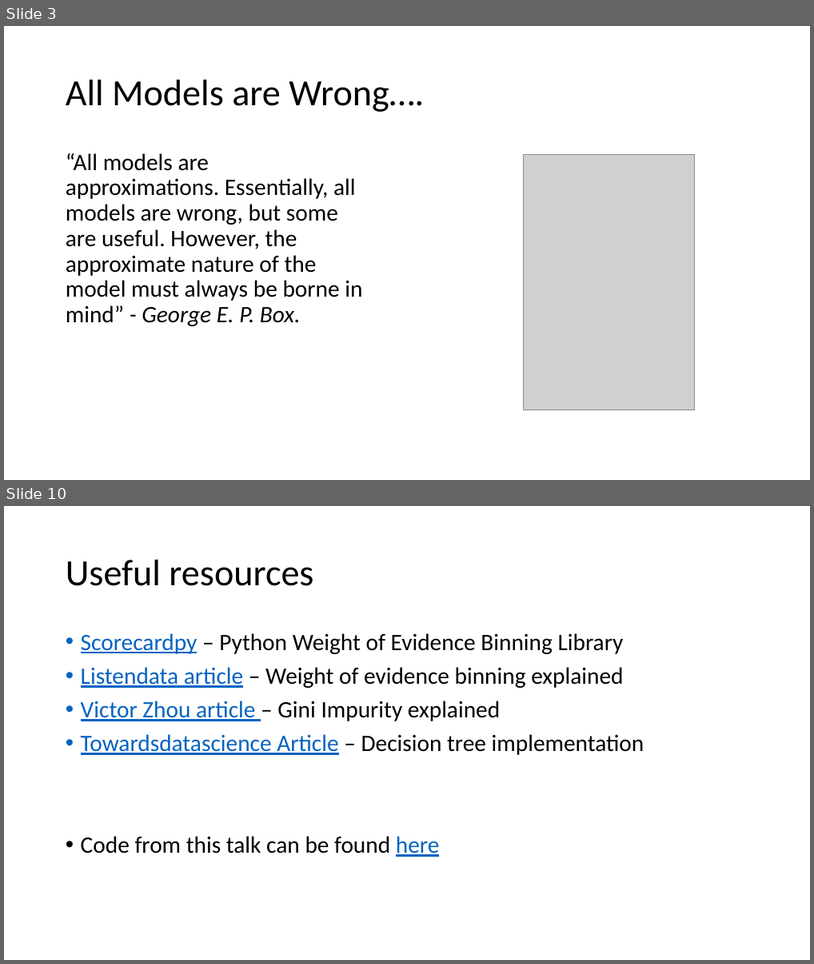
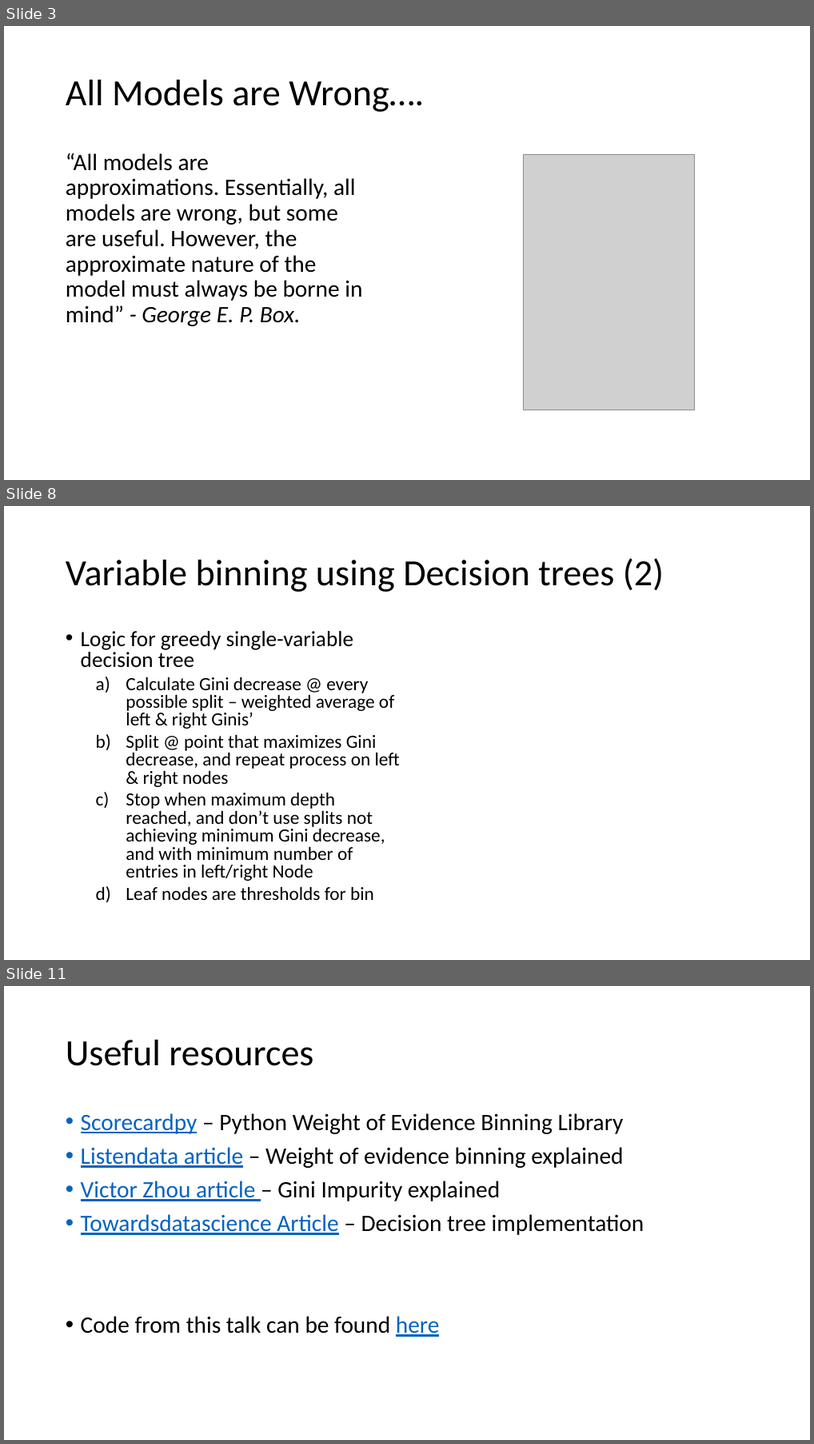
Before and after one commit to oli5679/WeightOfEvidenceDemo, a slide deck: Presentation.pptx. Shown one above the other, each under a label of ours: slides 3 and 10 before the commit, slides 3, 8 and 11 after it; the slides between them are not shown. The pictures are 814x964 and 814x1444 pixels, drawn with LibreOffice and Linux fonts; fonts in the diff are those of the drawing; grey boxes stand for pictures. Boxes give left, top, right and bottom in pixels: in the first picture for what was removed or moved away, otherwise in the second. Text is boxed around its words. In the diff, an @@ line names an element or a change of style, - is before the commit and + after.

```diff
--- a/Presentation.pptx
+++ b/Presentation.pptx
@@ slide 8 added at [4,506,810,960], background #FFFFFF @@
@@ title added at [66,558,664,592], 44 pt, text #000000 @@
+Variable binning using Decision trees (2)
@@ text added at [81,631,400,900], 22.2 pt, text #000000 @@
+• Logic for greedy single-variable decision tree
+  a) Calculate Gini decrease @ every possible split – weighted average of left & right Ginis’
+  b) Split @ point that maximizes Gini decrease, and repeat process on left & right nodes
+  c) Stop when maximum depth reached, and don’t use splits not achieving minimum Gini decrease, and with minimum number of entries in left/right Node
+  d) Leaf nodes are thresholds for bin
@@ what was slide 10 is now slide 11 @@
```
Also in this commit, not shown: 6 slides changed, 1 other slide added, 1 slide removed, 1 other file.
